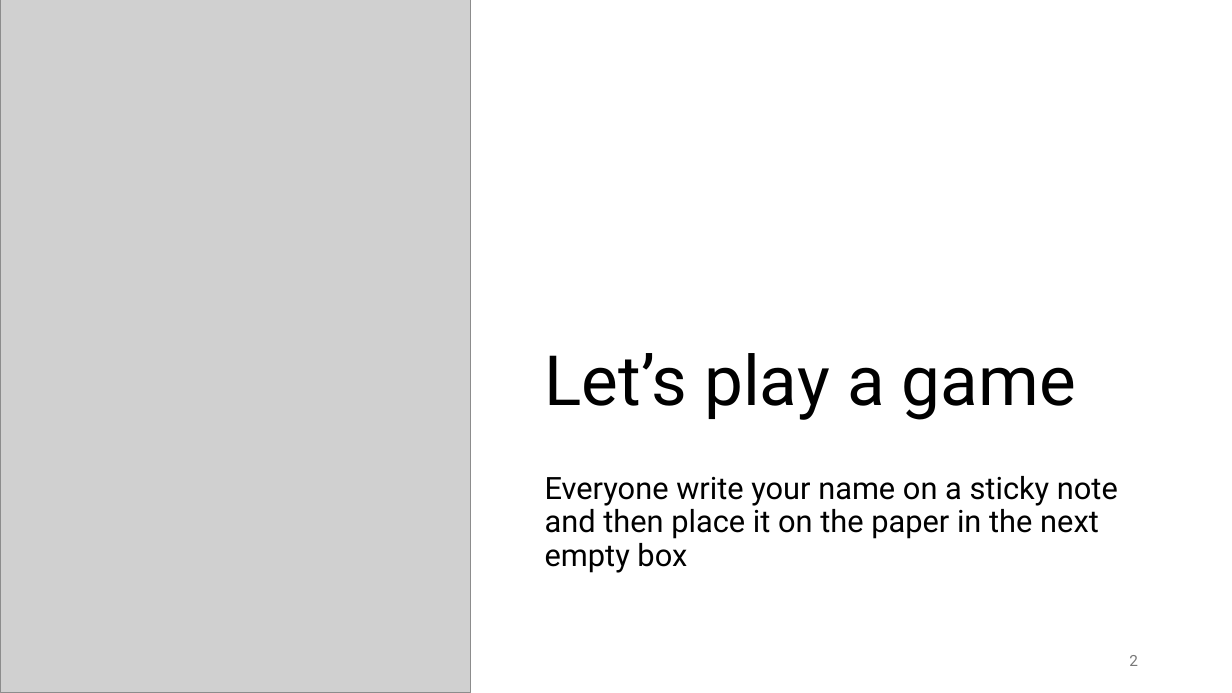
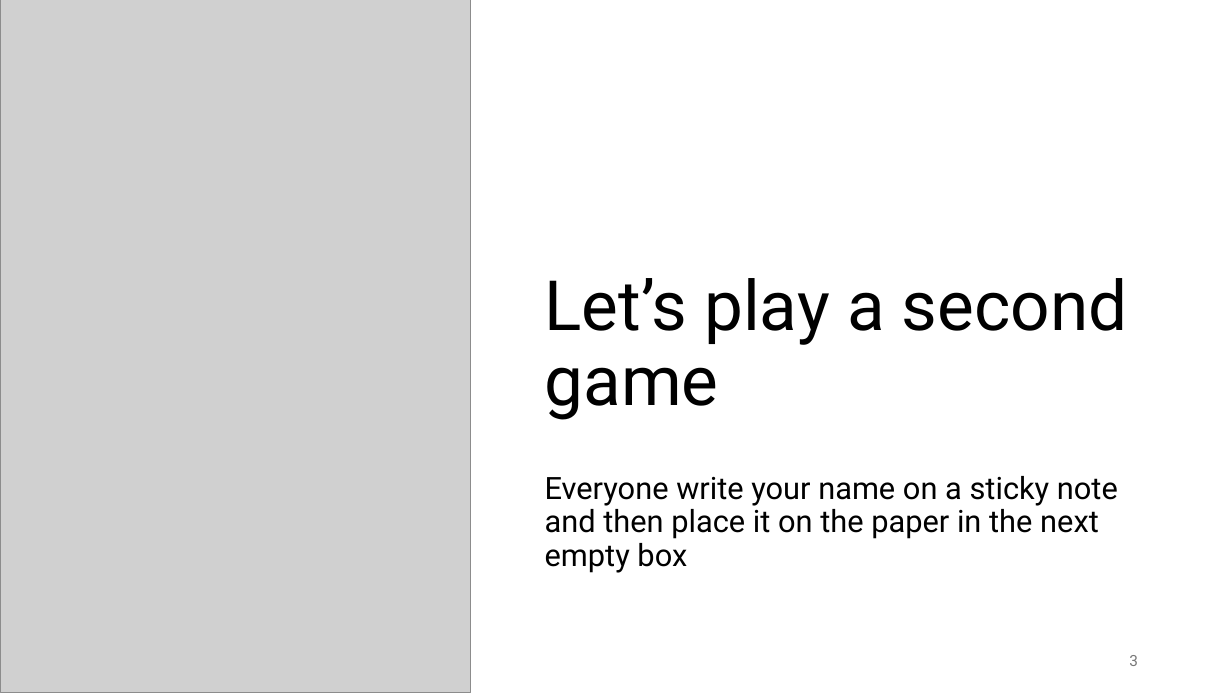
Before and after one commit to comp-comb/code4climate, a slide deck: slide 3 of tuesday/Code4Climate_Tuesday_AQImeaning.pptx (slide 2 before the commit). Drawn at 1232x693 pixels with LibreOffice and Linux fonts; fonts in the diff are those of the drawing; grey boxes stand for pictures. Boxes give left, top, right and bottom in pixels: in the first picture for what was removed or moved away, otherwise in the second. Text is boxed around its words. In the diff, an @@ line names an element or a change of style, - is before the commit and + after.

```diff
--- a/tuesday/Code4Climate_Tuesday_AQImeaning.pptx
+++ b/tuesday/Code4Climate_Tuesday_AQImeaning.pptx
@@ title at bbox=[545, 278, 1127, 420]: text changed @@
-Let’s play a game
+Let’s play a second game
@@ page number at bbox=[1129, 655, 1138, 666]: text changed @@
-2
+3
```
Also in this commit, not shown: 3 other slides changed, 1 slide added.
